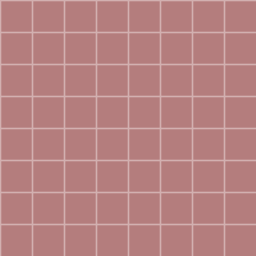
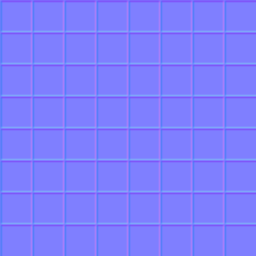
Revision of a layered 256x256 image; what changed, layer by layer:
added layer "normal_soft" above "specular" over box(0, 0, 256, 256)
